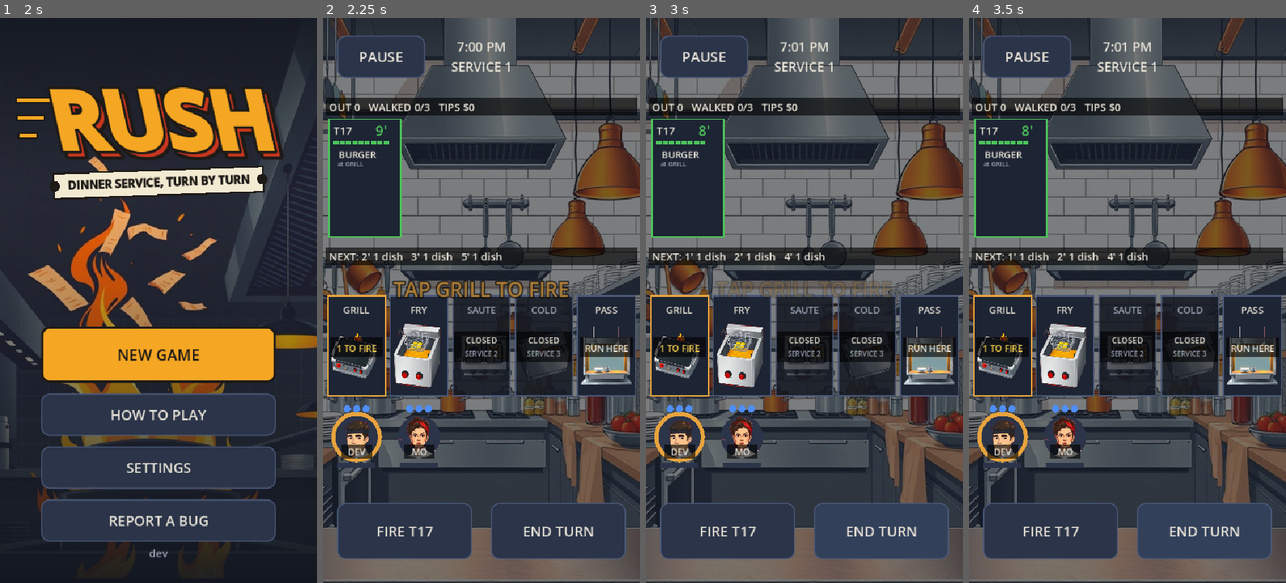
Above: before the commit, frames 1-4 (left to right).
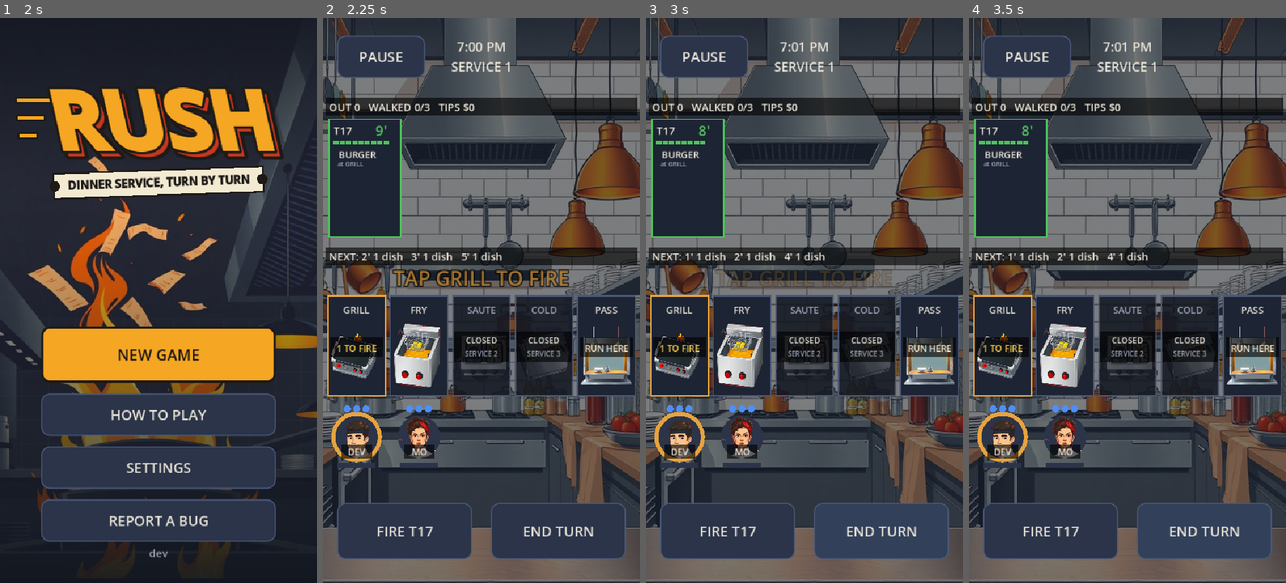
Above: after the commit, the same moments.

Repository: duffpowell-commits/Rush
Game: Godot game, scene res://scenes/boot.tscn
Two runs of this game, one before a commit and one after it. Both use one fixed random seed, a clock stepped at 60 frames per second and the inputs below.
Inputs:
- Up to frame 1 (2 s): click "Skip splash" at 0.5 s; click "SKIP" at 1.25 s
- Up to frame 2 (2.25 s): click "NEW GAME" at 2 s
- Up to frame 3 (3 s): click "END TURN" at 2.75 s
- Up to frame 4 (3.5 s): no input

Frame 1 is identical in both runs. In frame 2, 1.8% of the frame differs, in the area x 21-78%, y 44-50%; in frame 3, 0.7%; in frame 4, nothing differs.

Commit message:
Balance pass: entree tray $90, looser speed points, coach hint clear of the stations
Co-Authored-By: Claude Opus 5.5 <noreply@anthropic.com>
Claude-Session: https://claude.ai/code/session_01V3sbxLu4c4oLEvnvp25i9E

Diff:
--- a/scripts/autoplay.gd
+++ b/scripts/autoplay.gd
@@ -170,7 +170,12 @@
 			next_hint = true
 			break
 	await _shot("hint_end_turn")
-	_check(next_hint and not game.has_node("Coach_fire"), "COACH PASS (FIRE hint gone, END TURN hint up)")
+	# The hint sits between the NEXT line and the stations, never over the station names (it did on a
+	# tall phone's web browser, Nov 25).
+	var hint_rect: Rect2 = (game.get_node("Coach_end_turn") as Control).get_global_rect() if next_hint else Rect2()
+	var st_top: float = (game.field.get_global_transform() * game.station_rect(0).position).y
+	_check(next_hint and not game.has_node("Coach_fire") and hint_rect.end.y <= st_top + 1.0,
+		"COACH PASS (FIRE hint gone, END TURN hint up, %d px above the stations)" % int(st_top - hint_rect.end.y))
 	var until := Time.get_ticks_msec() + 15000
 	while Time.get_ticks_msec() < until and game.score < start_score + 1 and not game.over:
 		game.bot_play_turn()
--- a/scripts/game.gd
+++ b/scripts/game.gd
@@ -736,9 +736,12 @@
 			continue
 		if st[2].call():
 			var c := Coach.teach(self, st[0], st[1], st[3])
-			if c != null:   # just under the rail, clear of the NEXT line and the line itself
-				c.anchor_top = 0.455
-				c.anchor_bottom = 0.455
+			if c != null:   # in the gap between the NEXT line and the stations, in pixels: a taller
+				# phone (web, 9:19.5) stretches the canvas, and a fraction of its height landed on the station names
+				c.anchor_top = 0.0
+				c.anchor_bottom = 0.0
+				c.offset_top = station_rect(0).position.y - 54.0   # the field sits at the origin
+				c.offset_bottom = c.offset_top + 48.0
 		return
 
 
--- a/scripts/kitchen.gd
+++ b/scripts/kitchen.gd
@@ -461,14 +461,15 @@
 
 
 ## The service's score out of 100 and where it came from (Nov 25: the old letter only landed A/C/F).
-## Tickets out 60, speed 25 (how much clock was left when each table went out), clean pans 15,
+## Tickets out 60, speed 25 (how much clock was left when each table went out; full at 70%, none
+## under 30%: a clean service served with half the clock left is an A), clean pans 15,
 ## minus 10 per table walked (on top of the ticket it lost), critic +-8.
 func score_parts() -> Dictionary:
 	var share := float(served) / maxf(total, 1)
 	var avg := speed / maxf(served, 1)
 	var parts := {
 		"out": int(round(60.0 * share)),
-		"speed": int(round(25.0 * clampf((avg - 0.35) / 0.4, 0.0, 1.0) * share)),
+		"speed": int(round(25.0 * clampf((avg - 0.3) / 0.4, 0.0, 1.0) * share)),
 		"pans": maxi(0, 15 - 5 * burns),
 		"walks": -10 * walked,
 		"critic": {"served": 8, "walked": -8}.get(critic, 0),
--- a/scripts/upgrades.gd
+++ b/scripts/upgrades.gd
@@ -14,7 +14,7 @@
 	# max of 4"). A RUN carries one plate; the server tray makes it 2, the entree tray (after the
 	# server tray) makes it 4.
 	"tray": {"name": "SERVER TRAY", "cost": 30, "says": "RUN 2 PLATES AT ONCE"},
-	"tray2": {"name": "ENTREE TRAY", "cost": 60, "says": "RUN 4 PLATES AT ONCE", "needs": "tray"},
+	"tray2": {"name": "ENTREE TRAY", "cost": 90, "says": "RUN 4 PLATES AT ONCE", "needs": "tray"},
 }
 const ORDER := ["meal", "lamps", "tray", "tray2", "iron", "comps"]
 const MAX_TRAY := 4
--- a/tests/run_tests.gd
+++ b/tests/run_tests.gd
@@ -667,7 +667,7 @@
 	check(Upgrades.buy("tray", 100, owned) == 70, "server tray bought")
 	check(Upgrades.shown(owned).has("tray2") and not Upgrades.shown(owned).has("tray"), "then the entree tray")
 	check(Upgrades.apply({"ticket_time": 9, "stress_cap": 6, "rush_stress": 1, "lives": 3}, owned).tray == 2, "server tray = 2")
-	check(Upgrades.buy("tray2", 70, owned) == 10, "entree tray bought")
+	check(Upgrades.buy("tray2", 100, owned) == 10, "entree tray bought")
 	check(Upgrades.apply({"ticket_time": 9, "stress_cap": 6, "rush_stress": 1, "lives": 3}, owned).tray == Upgrades.MAX_TRAY, "entree tray = 4")
 	for tray in [1, 2, 4]:
 		var k := Kitchen.new()
Not shown, changed: CLAUDE.md
